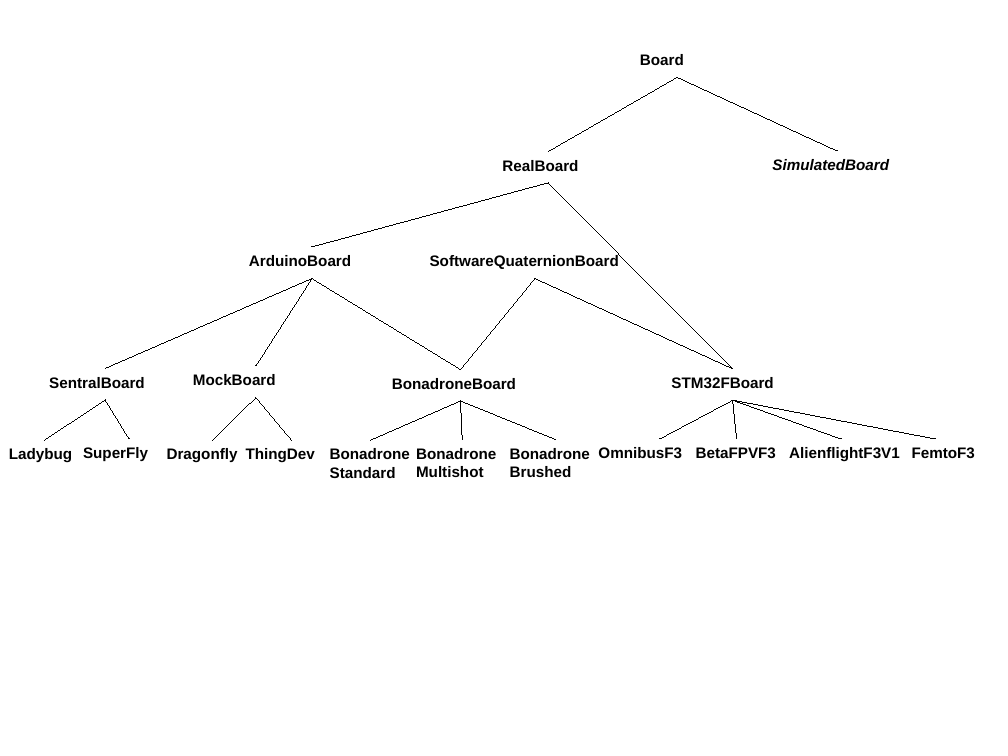
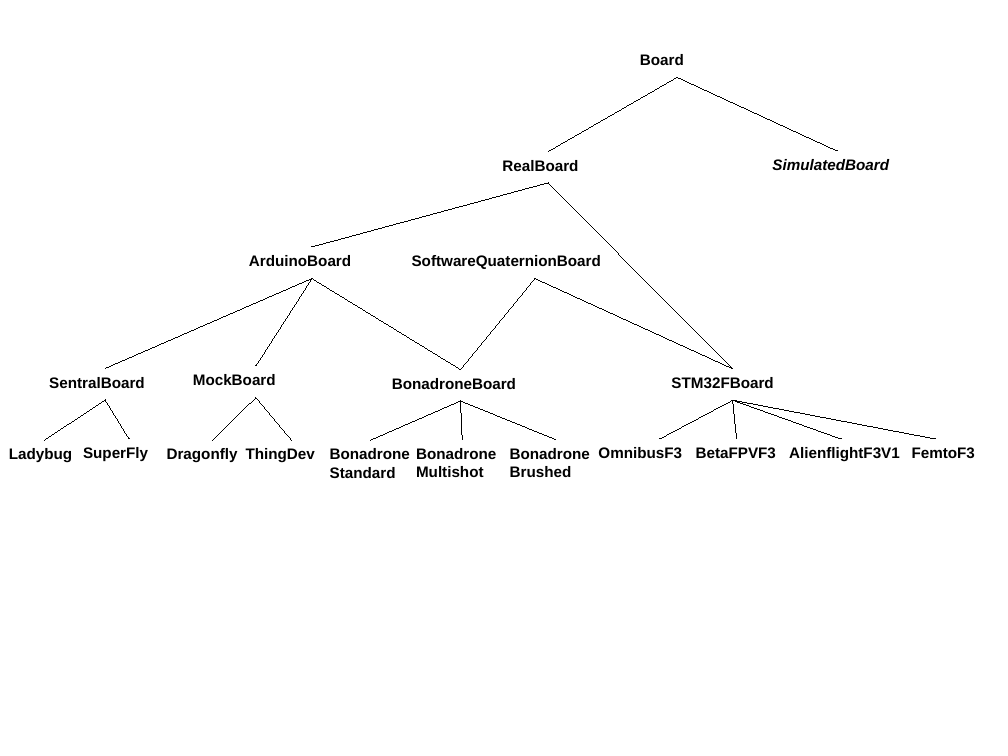
Before and after one commit to simondlevy/Hackflight, a slide deck: slide 1 of extras/media/boards.pptx. Drawn at 1008x756 pixels with LibreOffice and Linux fonts; fonts in the diff are those of the drawing. Boxes give left, top, right and bottom in pixels: in the first picture for what was removed or moved away, otherwise in the second. Text is boxed around its words. In the diff, an @@ line names an element or a change of style, - is before the commit and + after.

Commit message:
+More Board class documentation

```diff
--- a/extras/media/boards.pptx
+++ b/extras/media/boards.pptx
@@ text "SoftwareQuaternionBoard": place and size @@
-text "SoftwareQuaternionBoard" at (430,254,619,269)
+text "SoftwareQuaternionBoard" at (412,255,601,269)
```
Also in this commit, not shown: 3 other files.
